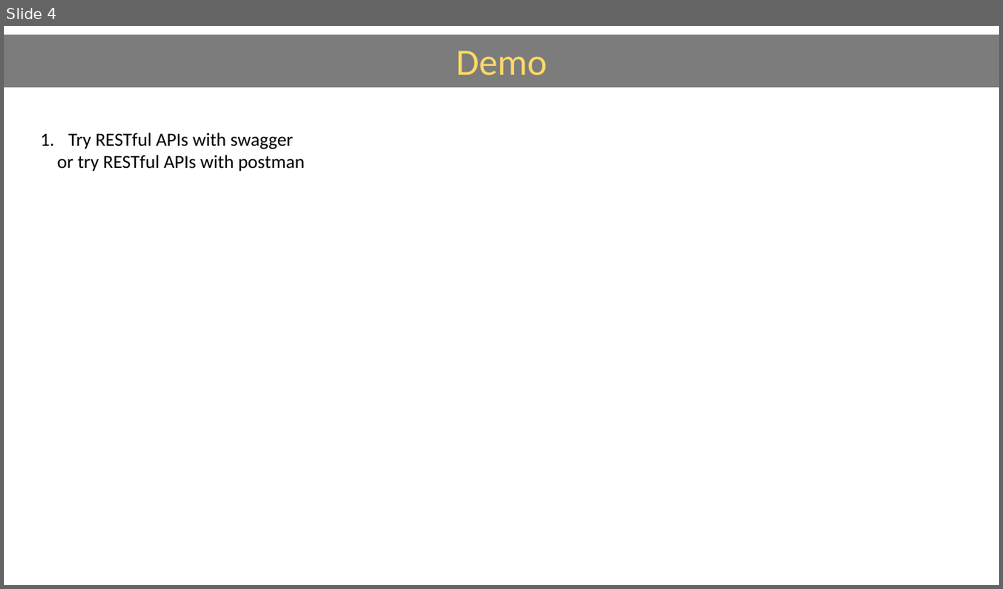
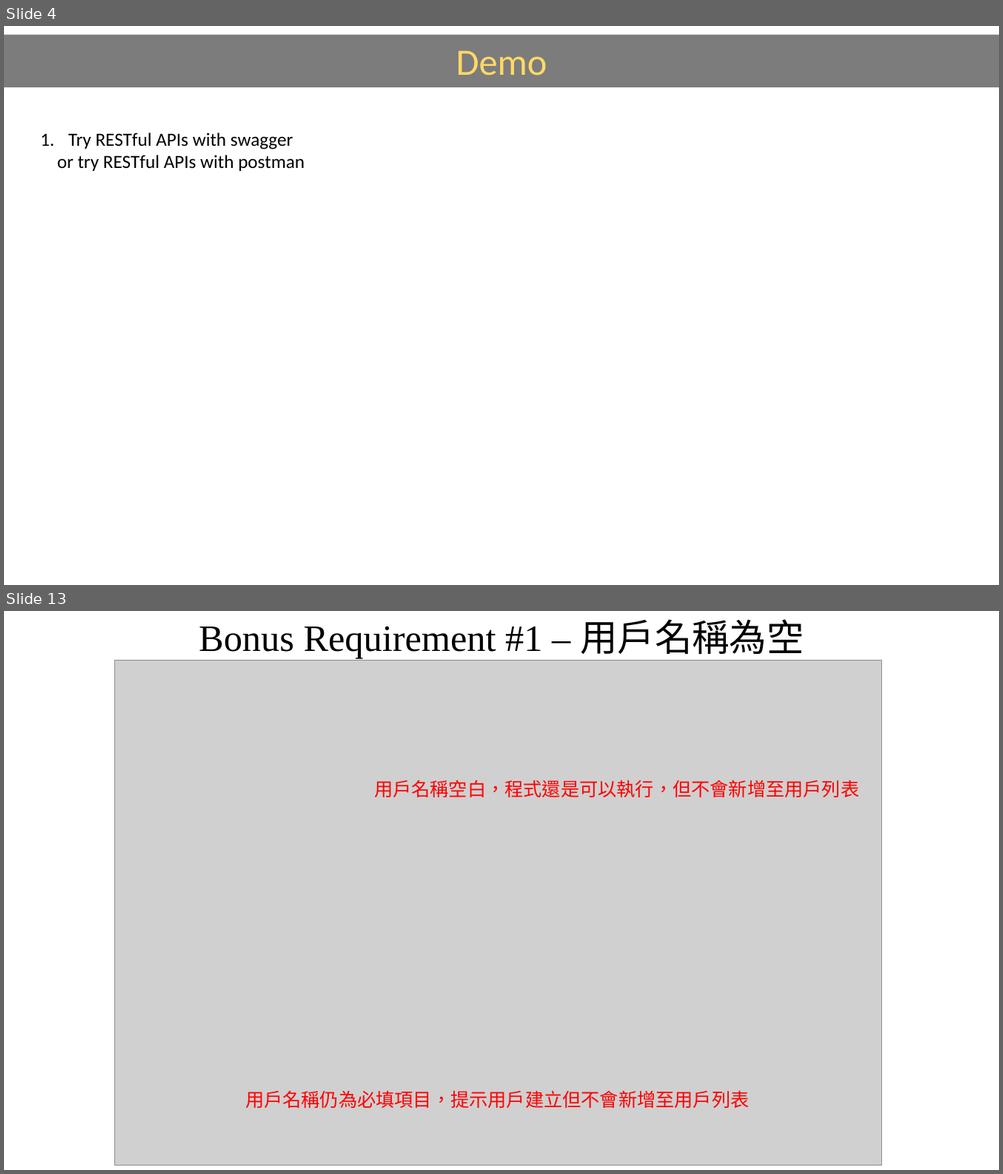
Before and after one commit to Teng91/RESTful-server-with-APIs, a slide deck: SW2_Backend_Handson_Practice_v3.pptx. Shown one above the other, each under a label of ours: slide 4 before the commit, slides 4 and 13 after it; the slides between them are not shown. The pictures are 1003x589 and 1003x1174 pixels, drawn with LibreOffice and Linux fonts; fonts in the diff are those of the drawing; grey boxes stand for pictures. Boxes give left, top, right and bottom in pixels: in the first picture for what was removed or moved away, otherwise in the second. Text is boxed around its words. In the diff, an @@ line names an element or a change of style, - is before the commit and + after.

```diff
--- a/SW2_Backend_Handson_Practice_v3.pptx
+++ b/SW2_Backend_Handson_Practice_v3.pptx
@@ slide 13 added at box(4, 611, 999, 1170), background #FFFFFF @@
@@ title added at box(199, 619, 803, 661), 36 pt, text #000000 @@
+Bonus Requirement #1 – 用戶名稱為空
@@ picture added at box(114, 661, 882, 1165) @@
@@ text added at box(374, 780, 859, 797), 18 pt, text #FF0000 @@
+用戶名稱空白，程式還是可以執行，但不會新增至用戶列表
@@ text added at box(245, 1091, 748, 1108), 18 pt, text #FF0000 @@
+用戶名稱仍為必填項目，提示用戶建立但不會新增至用戶列表
```
Also in this commit, not shown: 2 slides changed, 10 other slides added, 6 slides removed, 5 other files.
